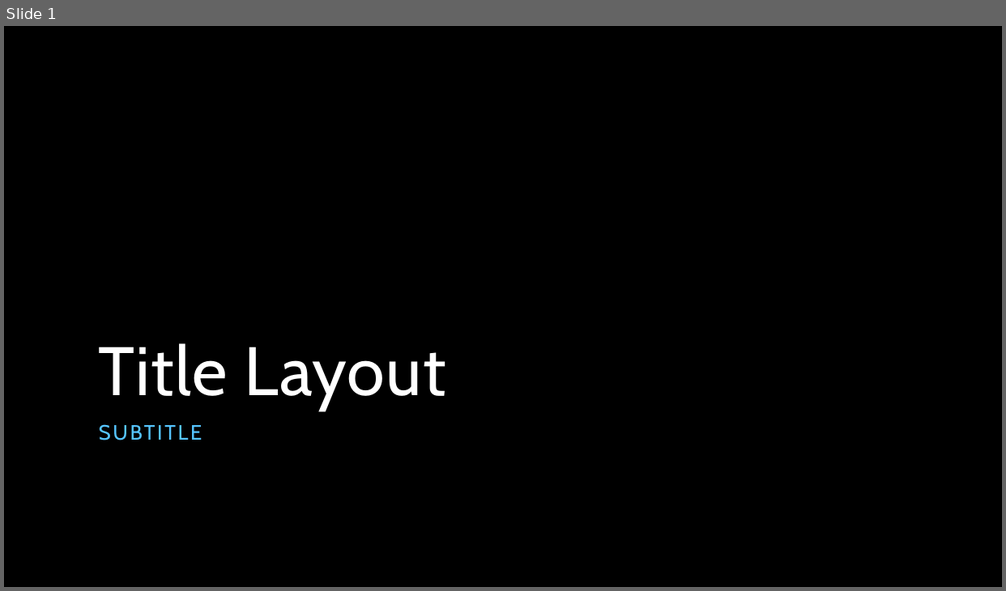
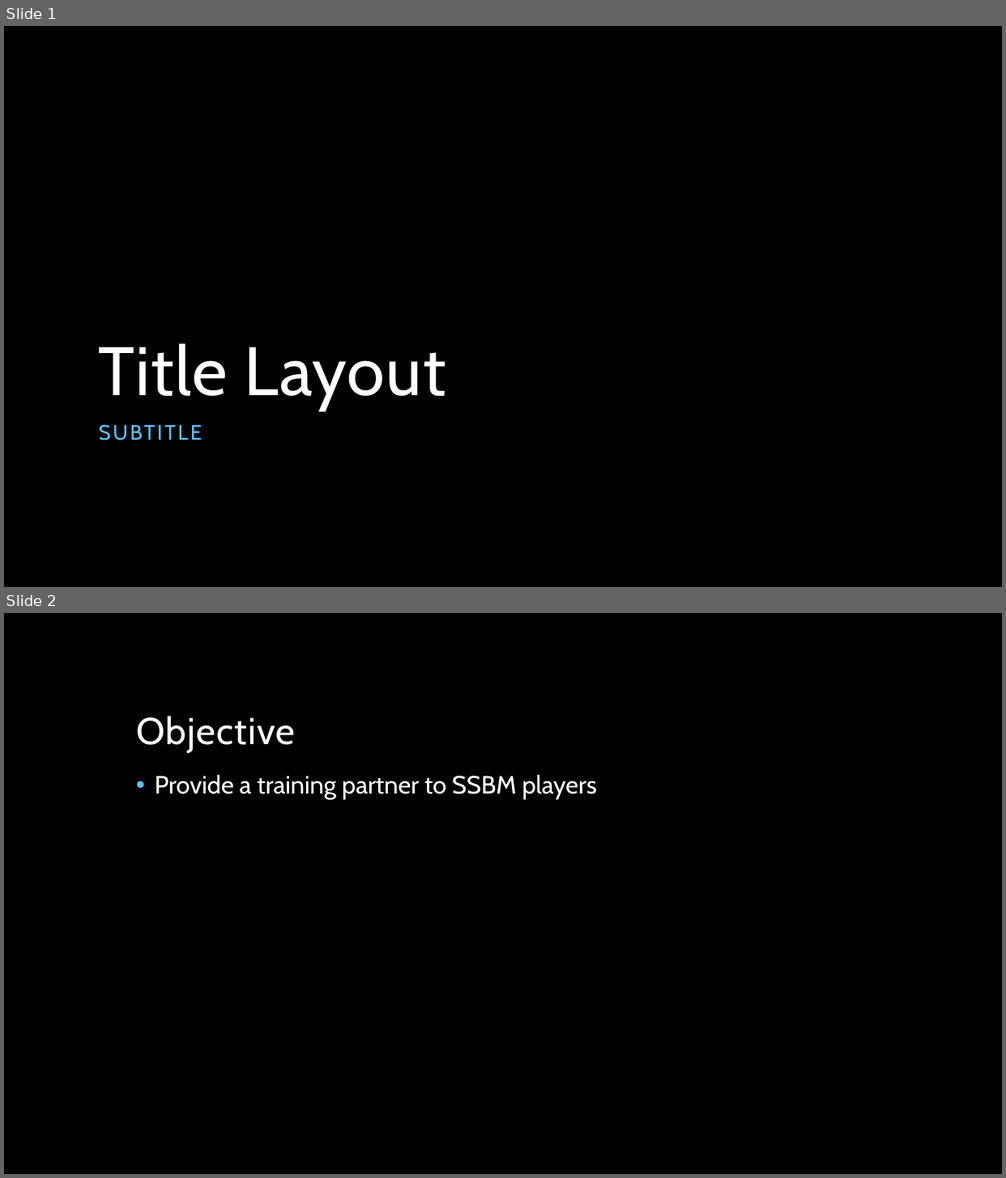
Before and after one commit to KeganMc/Super-Smash-Bros-Melee-AI, a slide deck: Documents/ProjectPresentation.pptx. Shown one above the other, each under a label of ours: slide 1 before the commit, slides 1 and 2 after it. The pictures are 1006x591 and 1006x1178 pixels, drawn with LibreOffice and Linux fonts; fonts in the diff are those of the drawing; background and template pictures are left out. Boxes give left, top, right and bottom in pixels: in the first picture for what was removed or moved away, otherwise in the second. Text is boxed around its words. In the diff, an @@ line names an element or a change of style, - is before the commit and + after.

```diff
--- a/Documents/ProjectPresentation.pptx
+++ b/Documents/ProjectPresentation.pptx
@@ slide 2 added at <box>4,613,1002,1174</box>, background picture (left out) @@
@@ title added at <box>136,716,295,753</box>, 36 pt, text #FFFFFF @@
+Objective
@@ text added at <box>155,775,597,799</box>, 24 pt, text #FFFFFF @@
+• Provide a training partner to SSBM players
```
Also in this commit, not shown: 2 other slides added.
